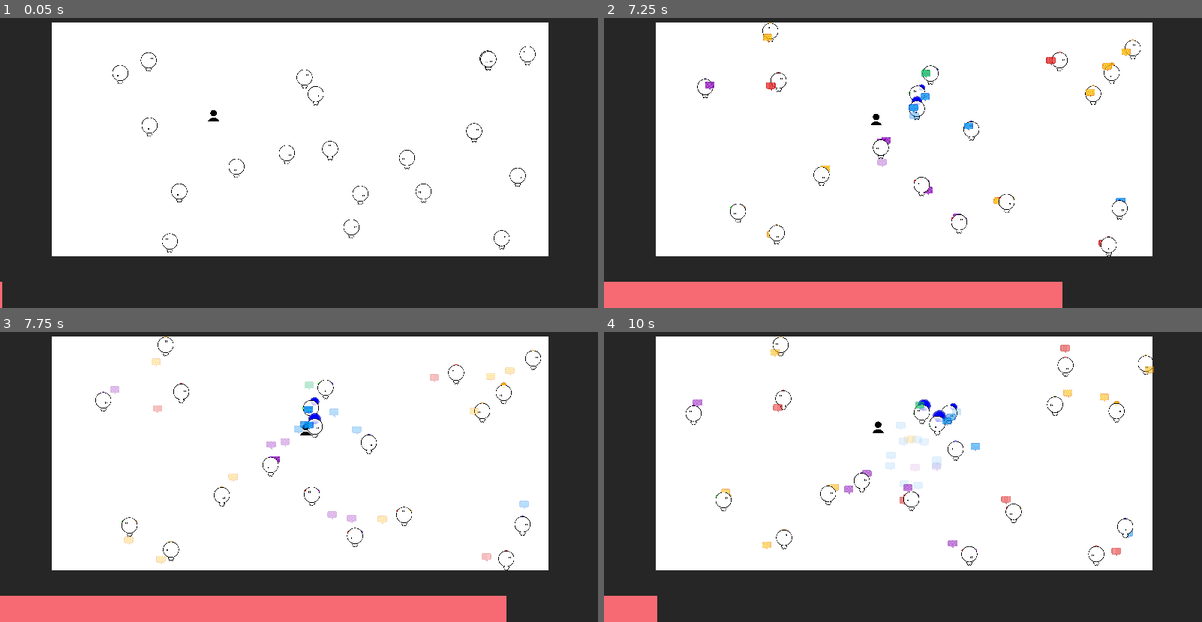
Above: before the commit, frames 1-4 (two rows, left to right).
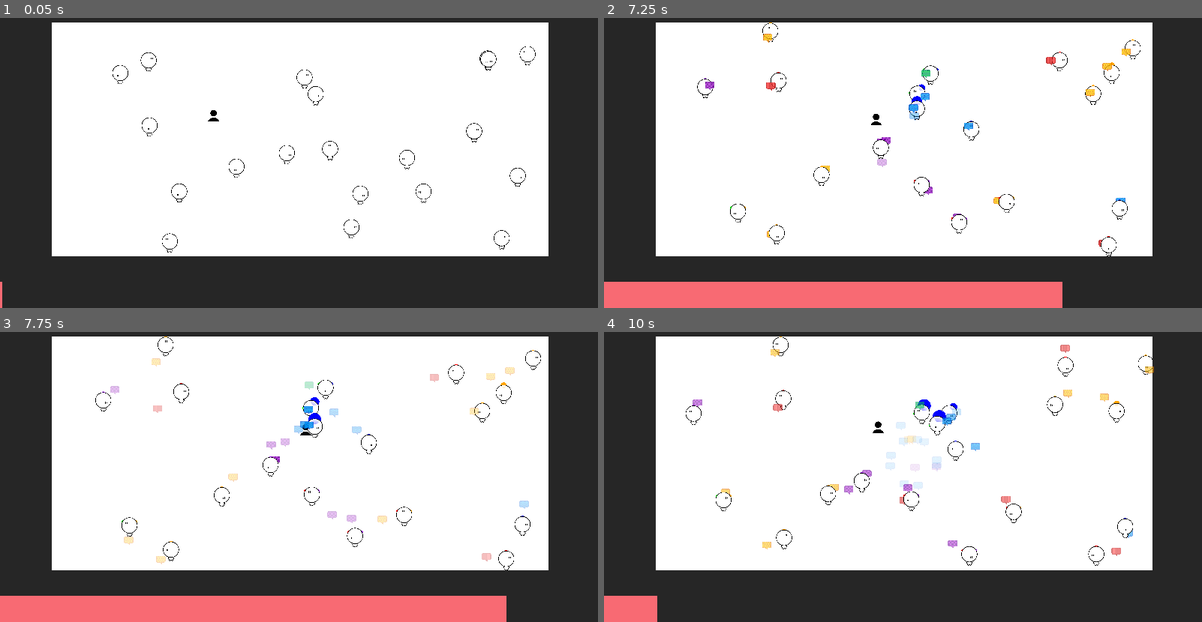
Above: after the commit, the same moments.

Repository: haihala/mankind-knew
Game: Godot game, scene res://world.tscn
Same seed, same stepped clock (60 frames per second), same inputs: the game is played once before the commit and once after it.
Inputs:
- Up to frame 1 (0.05 s): no input
- Up to frame 2 (7.25 s): hold D (move_right) 0.53-1.28 s; hold Space (interact) 0.53-1.28 s; hold S (move_down) 1.28-2.03 s; tap Space (interact) every 1.5 s from 1.35 to 5.85 s; hold D (move_right) 2.03-2.78 s; hold Space (interact) 2.03-2.78 s; hold W (move_up) 2.78-3.53 s; hold Space (interact) 3.53-4.28 s; hold A (move_left) 3.53-5.03 s; hold S (move_down) 5.03-5.78 s; hold Space (interact) 5.03-5.78 s; hold D (move_right) 5.78-6.53 s; hold W (move_up) from 6.53 s (still down); hold Space (interact) from 6.53 s (still down)
- Up to frame 3 (7.75 s): release W (move_up) at 7.28 s; release Space (interact) at 7.28 s; hold D (move_right) from 7.28 s (still down); tap Space (interact) at 7.35 s
- Up to frame 4 (10 s): release D (move_right) at 8.03 s; hold S (move_down) 8.03-8.78 s; hold Space (interact) 8.03-8.78 s; hold A (move_left) 8.78-9.53 s; tap Space (interact) at 8.85 s; hold W (move_up) from 9.53 s (still down); hold Space (interact) from 9.53 s (still down)

Frame 1 is identical in both runs. In frame 2, less than 0.1% of the frame differs, in the area x 16-89%, y 1-76%; in frame 3, less than 0.1%; in frame 4, less than 0.1%, in the area x 14-91%, y 7-76%.

Commit message:
Color pickers + pickable border colors

Diff:
--- a/godot-project/npc.gd
+++ b/godot-project/npc.gd
@@ -2,7 +2,8 @@
 class_name NPC
 
 enum Belief {RED, GREEN, BLUE, PURPLE, ORANGE}
-static var colors = [Color.RED, Color.GREEN, Color.BLUE, Color.PURPLE, Color.ORANGE]
+@export var colors: Array[Color] = [Color.RED, Color.GREEN, Color.BLUE, Color.PURPLE, Color.ORANGE]
+@export var border_colors: Array[Color] = [Color.RED, Color.GREEN, Color.BLUE, Color.PURPLE, Color.ORANGE]
 
 @export var projectile_scene: PackedScene
 @export var speed: float = 30
--- a/godot-project/npc.tscn
+++ b/godot-project/npc.tscn
@@ -97,7 +97,6 @@
 [node name="BeliefVisualizer" type="Node2D" parent="."]
 rotation = 2.61799
 script = ExtResource("4_ggpmd")
-border_darkness = 0.7
 border_thickness = 0.2
 offset = 14.0
 max_size = 30.0
--- a/godot-project/npc_belief_visualizer.gd
+++ b/godot-project/npc_belief_visualizer.gd
@@ -1,6 +1,5 @@
 extends Node2D
 
-@export_range(0, 1) var border_darkness: float
 @export_range(0, 1) var border_thickness: float
 @export_range(0, 100) var offset: float
 @export_range(0, 30) var max_size: float = 20
@@ -55,8 +54,8 @@
 	for belief in NPC.Belief.values():
 		var child = get_child(belief)
 		var core = child.get_node("./Core").material
-		core.set_shader_parameter("color", NPC.colors[belief])
+		core.set_shader_parameter("color", get_parent().colors[belief])
 		core.set_shader_parameter("padding", border_thickness)
 		var outline = child.get_node("./Outline").material
-		outline.set_shader_parameter("color", border_darkness * NPC.colors[belief])
+		outline.set_shader_parameter("color", get_parent().border_colors[belief])
 		outline.set_shader_parameter("padding", 0)
--- a/godot-project/population_belief_visualization.gd
+++ b/godot-project/population_belief_visualization.gd
@@ -18,5 +18,5 @@
 				bar_width,
 				height
 			)
-			draw_rect(rect, NPC.colors[belief])
+			draw_rect(rect, NPC.new().colors[belief])
 			bottom -= height
--- a/godot-project/projectile.gd
+++ b/godot-project/projectile.gd
@@ -14,7 +14,6 @@
 # Sparkle kun osuu
 # Pelaaja ehkä interact pois?
 # Pelaaja ehkä
-
 
 func _ready() -> void:
 	$Sprite.texture = sprites[belief]
